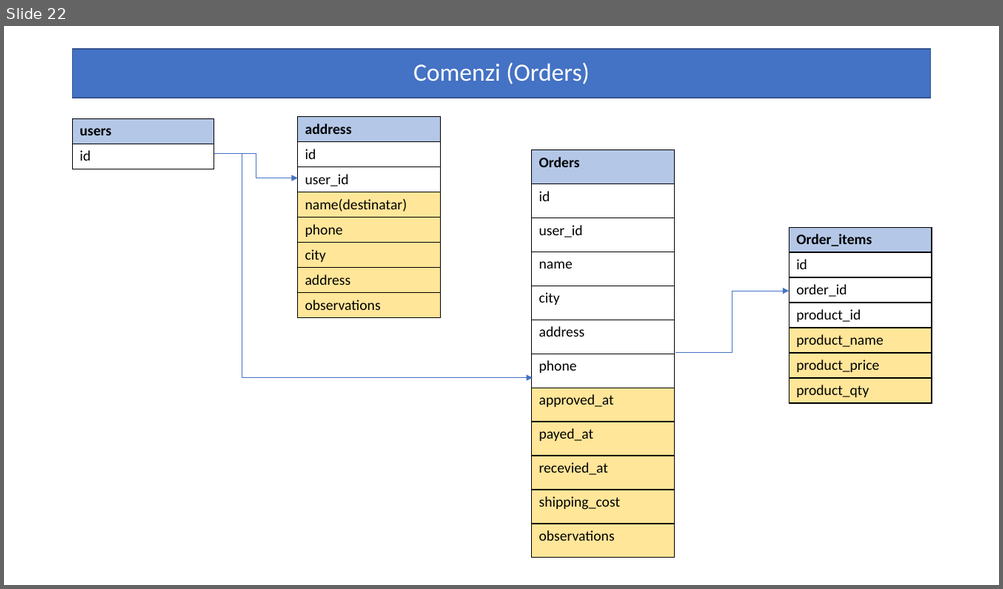
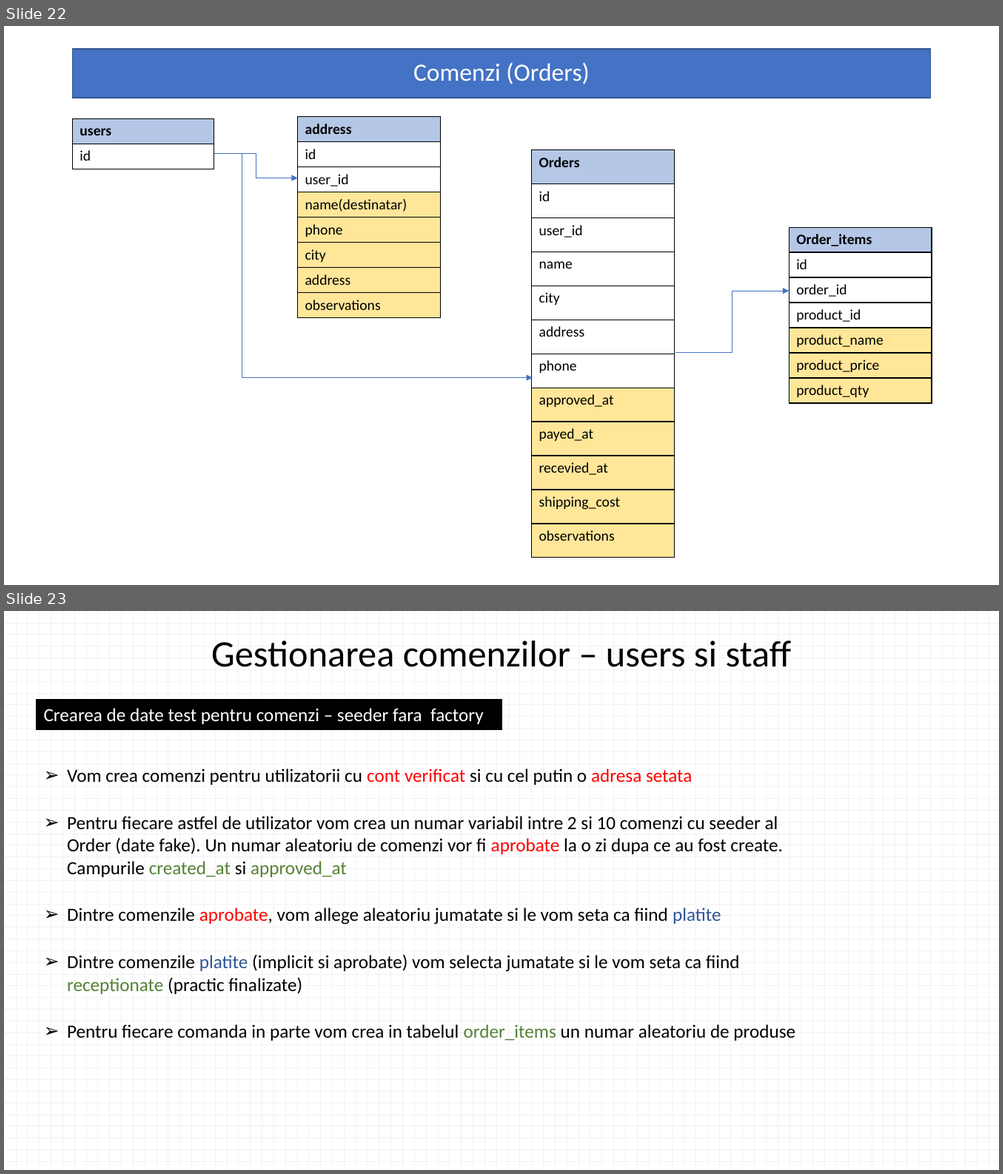
Before and after one commit to laravelRo/lrv8_emag_yt_tutorial, a slide deck: _presentation/prezentare_aplicatie.pptx. Shown one above the other, each under a label of ours: slide 22 before the commit, slides 22 and 23 after it. The pictures are 1003x589 and 1003x1174 pixels, drawn with LibreOffice and Linux fonts; fonts in the diff are those of the drawing. Boxes give left, top, right and bottom in pixels: in the first picture for what was removed or moved away, otherwise in the second. Text is boxed around its words. In the diff, an @@ line names an element or a change of style, - is before the commit and + after.

```diff
--- a/_presentation/prezentare_aplicatie.pptx
+++ b/_presentation/prezentare_aplicatie.pptx
@@ slide 23 added at (4,611,999,1170), background pattern #F2F2F2 on #FFFFFF @@
@@ title added at (211,641,791,667), 36 pt, text #000000 @@
+Gestionarea comenzilor – users si staff
@@ rectangle added at (36,700,501,729), fill #000000, outline #000000 1 pt, 18 pt, text #FFFFFF @@
+Crearea de date test pentru comenzi – seeder fara factory
@@ text added at (67,769,795,1041), 18 pt, text #000000 @@
+➢ Vom crea comenzi pentru utilizatorii cu cont verificat si cu cel putin o adresa setata
+➢ Pentru fiecare astfel de utilizator vom crea un numar variabil intre 2 si 10 comenzi cu seeder al Order (date fake). Un numar aleatoriu de comenzi vor fi aprobate la o zi dupa ce au fost create. Campurile created_at si approved_at
+➢ Dintre comenzile aprobate, vom allege aleatoriu jumatate si le vom seta ca fiind platite
+➢ Dintre comenzile platite (implicit si aprobate) vom selecta jumatate si le vom seta ca fiind receptionate (practic finalizate)
+➢ Pentru fiecare comanda in parte vom crea in tabelul order_items un numar aleatoriu de produse
```
Also in this commit, not shown: 2 other files.
